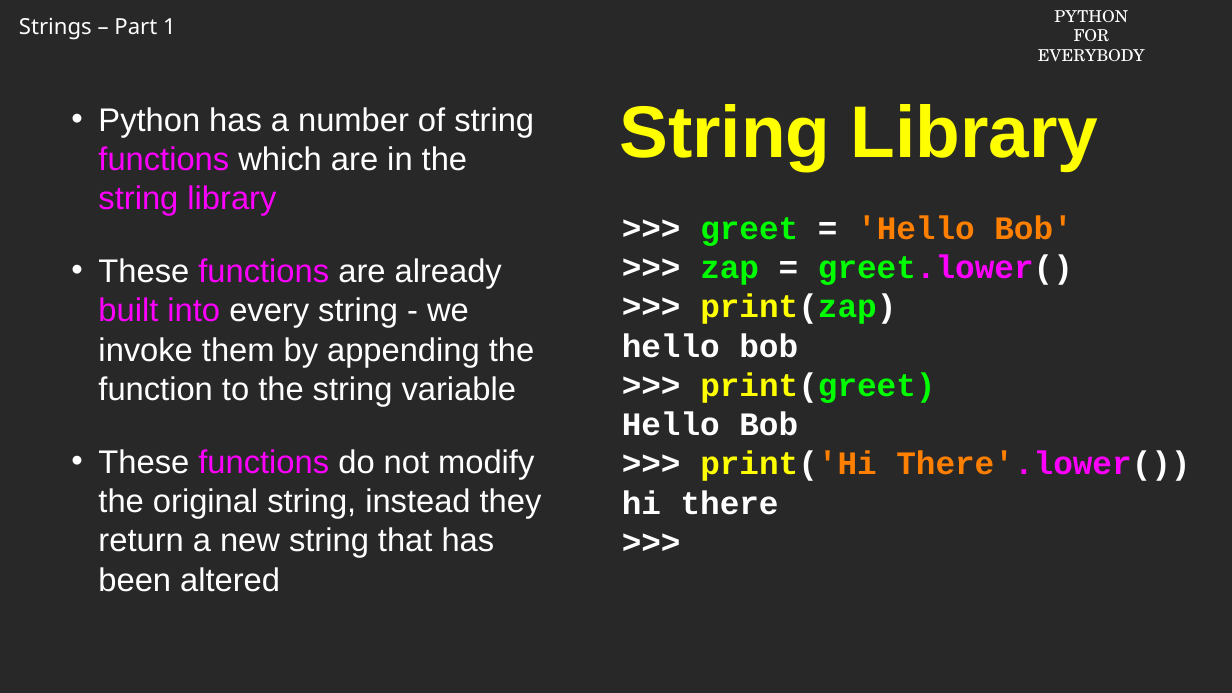
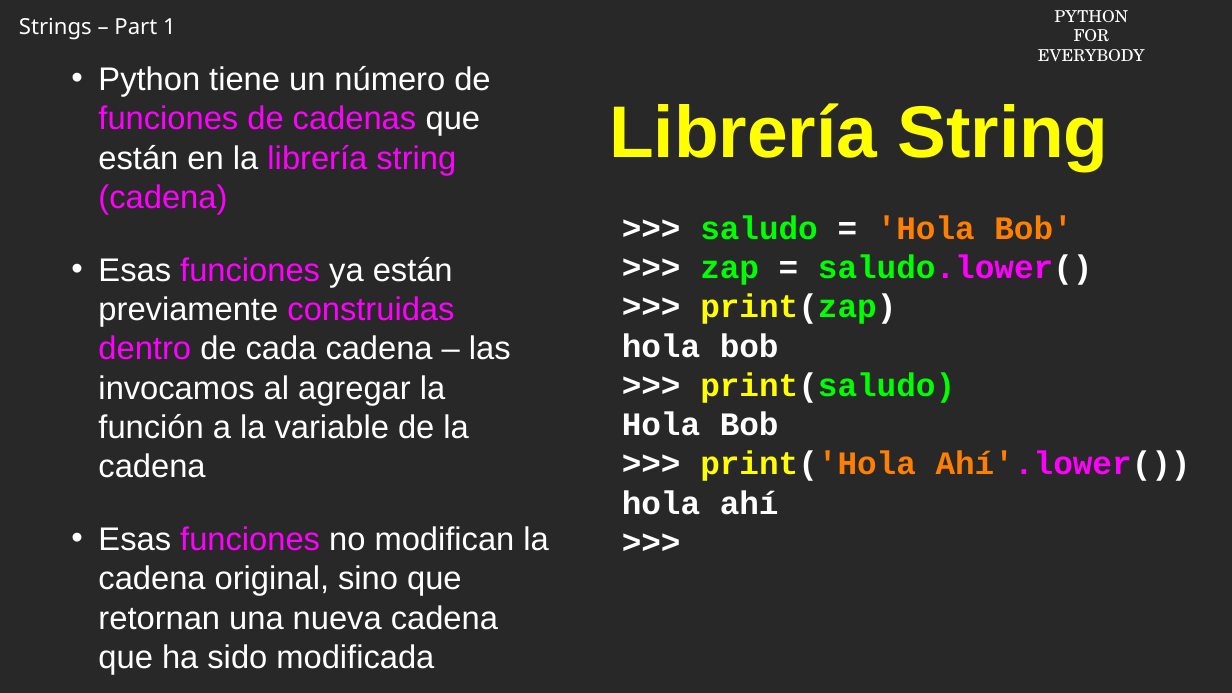
Before and after one commit to csev/py4e, a slide deck: slide 4 of ai/6.2.pptx. Drawn at 1232x693 pixels with LibreOffice and Linux fonts; fonts in the diff are those of the drawing; background and template pictures are left out. Boxes give left, top, right and bottom in pixels: in the first picture for what was removed or moved away, otherwise in the second. Text is boxed around its words. In the diff, an @@ line names an element or a change of style, - is before the commit and + after.

```diff
--- a/ai/6.2.pptx
+++ b/ai/6.2.pptx
@@ text at (98,66,548,675): text changed @@
-• Python has a number of string functions which are in the string library
-• These functions are already built into every string - we invoke them by appending the function to the string variable
-• These functions do not modify the original string, instead they return a new string that has been altered
+• Python tiene un número de funciones de cadenas que están en la librería string (cadena)
+• Esas funciones ya están previamente construidas dentro de cada cadena – las invocamos al agregar la función a la variable de la cadena
+• Esas funciones no modifican la cadena original, sino que retornan una nueva cadena que ha sido modificada
@@ title at (609,103,1109,171): text changed @@
-String Library
+Librería String
@@ text at (700,215,1093,285): text changed @@
->>> greet = 'Hello Bob'
->>> zap = greet.lower()
+>>> saludo = 'Hola Bob'
+>>> zap = saludo.lower()
@@ text at (622,333,1191,515): text changed @@
-hello bob
->>> print(greet)
-Hello Bob
->>> print('Hi There'.lower())
-hi there
+hola bob
+>>> print(saludo)
+Hola Bob
+>>> print('Hola Ahí'.lower())
+hola ahí
```
Also in this commit, not shown: 13 other slides changed, 1 slide added, 1 slide removed.
